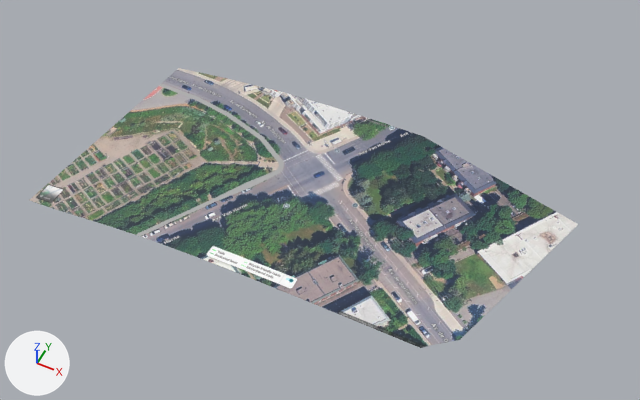
Before and after pictures for a commit that changed the Blender file art_source/street_corner_terrain/street_corner_terrain.blend.
Both versions are drawn from a camera (50 mm lens) standing at (105.0, -199.0, 245.0) and looking at (7.0, -3.0, 0.0). The lights are fixed; the arrows at lower left show +X, +Y and +Z.

Objects in the first picture: 'street_corner_satellite', 'street_corner_satellite.002', 'street_corner_satellite.003', 'street_corner_satellite.004', 'street_corner_satellite.005'.
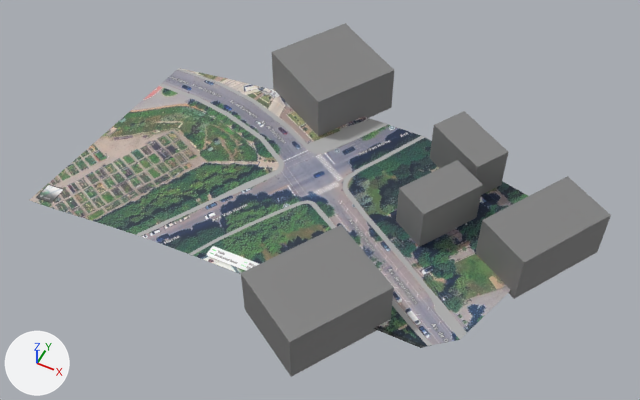
The change, as a list of edits to the scene's bpy script:
```text
Change me_street_corner_satellite_004:
    remove me_street_corner_satellite_004.from_pydata(...)  # 100 vertices, 96 faces; spans x -86.5..13.8, y 18.2..45.5, z 0.0..0.1
    add me_street_corner_satellite_004.from_pydata(...)  # 97 vertices, 96 faces; spans x -86.5..13.8, y 18.2..45.5, z 0.0..0.1
    me_street_corner_satellite_004 part 1
    16 vertices are removed from x -86.5..-3.7, y 18.2..44.4, z 0.0..0.1
    27 faces are deleted
    4 vertices in x -86.4..-43.0, y 36.2..44.8, z 0.0..0.1 move by (0.2, 0.6, 0.0)
    29 vertices move from x -86.3..9.5, y 19.6..45.5, z 0.0..0.1 to x -86.2..6.1, y 19.9..45.5, z 0.0..0.1
    13 vertices are added at x -86.3..-5.5, y 19.9..45.4, z 0.0..0.1
    18 new faces join them, mat_street_corner_satellite (picture img_street_corner_satellite_png)
    9 new faces join them, mat_sidewalk (grey #afafaf)
    me_street_corner_satellite_004 part 2: 20 kept faces spanning x -86.2..11.6, y 21.6..45.5, z 0.0..0.1 get new texture (UV) coordinates
    me_street_corner_satellite_004 part 3: 12 faces spanning x -43.7..13.8, y 18.7..45.5, z 0.1 switch from mat_street_corner_satellite (picture img_street_corner_satellite_png) to mat_sidewalk (grey #afafaf)
Change me_street_corner_satellite_005:
    where me_street_corner_satellite_005.from_pydata(...)  # 172 vertices, 168 faces; spans x 10.6..95.9, y -37.0..45.5, z 0.0..0.1
    me_street_corner_satellite_005 part 4: 7 of the faces centred in x 50.6..70.9, y -32.4..-17.6, z 0.1 switch from mat_street_corner_satellite (picture img_street_corner_satellite_png) to mat_sidewalk (grey #afafaf)
Change me_street_corner_satellite_006:
    remove me_street_corner_satellite_006.from_pydata(...)  # 170 vertices, 166 faces; spans x -23.0..67.3, y -45.5..-4.5, z 0.0..0.1
    add me_street_corner_satellite_006.from_pydata(...)  # 172 vertices, 167 faces; spans x -23.0..67.9, y -45.5..-4.5, z 0.0..0.1
    me_street_corner_satellite_006 part 5
    4 vertices are removed from x 67.3, y -43.3..-43.2, z 0.0..0.1
    8 faces are deleted
    8 vertices in x 55.6..58.9, y -38.5..-36.3, z 0.0..0.1 move by (-0.9, -0.9, 0.0)
    6 vertices in x 58.1..60.0, y -38.8..-38.0, z 0.0..0.1 move by (-1.0, -0.9, 0.0)
    6 vertices in x 57.0..59.8, y -39.0..-37.0, z 0.0..0.1 move by (-0.9, -1.0, 0.0)
    4 vertices in x 58.8..66.2, y -44.3..-40.3, z 0.0..0.1 move by (-0.3, -0.2, 0.0)
    4 vertices in x 18.4..19.1, y -14.5..-13.4, z 0.0..0.1 move by (-0.8, -0.6, 0.0)
    4 vertices in x 51.1..51.4, y -34.0..-33.6, z 0.0..0.1 move by (-1.1, -1.0, 0.0)
    24 vertices move from x 2.4..66.8, y -43.7..-4.5, z 0.0..0.1 to x 2.3..66.1, y -44.4..-4.7, z 0.0..0.1
    6 vertices are added at (67.9, -42.8, 0.0), (66.5, -44.0, 0.0), (66.6, -43.8, 0.0), (67.9, -42.8, 0.1), (66.5, -44.0, 0.1), (66.6, -43.8, 0.1)
    8 new faces join them, mat_street_corner_satellite (picture img_street_corner_satellite_png)
    1 new face joins them, mat_sidewalk (grey #afafaf)
    me_street_corner_satellite_006 part 6: 10 kept faces spanning x 50.0..59.0, y -40.0..-34.6, z 0.0..0.1 get new texture (UV) coordinates
    me_street_corner_satellite_006 part 7: 16 faces spanning x -23.0..60.2, y -45.5..-4.5, z 0.0..0.1 switch from mat_street_corner_satellite (picture img_street_corner_satellite_png) to mat_sidewalk (grey #afafaf)
Add ob_building_005:
    ob_building_005 = bpy.data.objects.new('Building.005', me_cube_004)  # a box spanning x -1.0..1.0, y -1.0..1.0, z -1.0..1.0; in mat_building (grey #818181)
    ob_building_005.location = (28.8, -48.0, 7.7)
    ob_building_005.rotation_euler = (0.0, 0.0, -0.549)  # degrees (0, 0, -31)
    ob_building_005.scale = (-15.3, 19.1, 10.0)
Add ob_building_004:
    ob_building_004 = bpy.data.objects.new('Building.004', me_cube_004.copy())
    ob_building_004.location = (86.3, 10.0, 7.7)
    ob_building_004.rotation_euler = (0.0, 0.0, -0.549)  # degrees (0, 0, -31)
    ob_building_004.scale = (10.6, 19.1, 10.0)
Add ob_building_003:
    ob_building_003 = bpy.data.objects.new('Building.003', me_cube_004.copy())
    ob_building_003.location = (50.1, 34.6, 7.7)
    ob_building_003.rotation_euler = (0.0, 0.0, -2.119)  # degrees (0, 0, -121)
    ob_building_003.scale = (7.14, 12.8, 10.0)
Add ob_building_002:
    ob_building_002 = bpy.data.objects.new('Building.002', me_cube_004.copy())
    ob_building_002.location = (49.3, 7.4, 7.7)
    ob_building_002.rotation_euler = (0.0, 0.0, -0.549)  # degrees (0, 0, -31)
    ob_building_002.scale = (7.14, 12.8, 10.0)
Add ob_building_001:
    ob_building_001 = bpy.data.objects.new('Building.001', me_cube_004.copy())
    ob_building_001.location = (-14.4, 51.6, 7.7)
    ob_building_001.rotation_euler = (0.0, 0.0, -0.549)  # degrees (0, 0, -31)
    ob_building_001.scale = (17.7, 17.7, 10.0)
```

Location of each change, (x1, y1, x2, y2) in pixels of the pictures (640 x 400 px; the box of a moved part takes in the faces that stretch with it):
'Building.005', added: after (241, 225, 394, 377)
'Building.004', added: after (476, 176, 611, 299)
'Building.001', added: after (272, 23, 394, 136)
'Building.002', added: after (396, 160, 483, 247)
'Building.003', added: after (430, 111, 508, 195)
part 1 of me_street_corner_satellite_004, moved or reshaped: before (177, 69, 327, 154); after (177, 68, 325, 154)
part 2 of me_street_corner_satellite_004, surface changed: before (178, 68, 378, 144); after (180, 68, 370, 138)
part 3 of me_street_corner_satellite_004, recoloured: (251, 100, 388, 153) in both
part 4 of me_street_corner_satellite_005, recoloured: (435, 306, 449, 313) in both
part 5 of me_street_corner_satellite_006, moved or reshaped: before (279, 204, 430, 347); after (279, 204, 432, 347)
part 6 of me_street_corner_satellite_006, surface changed: before (396, 305, 414, 326); after (392, 306, 411, 328)
part 7 of me_street_corner_satellite_006, recoloured (green to grey): (189, 200, 415, 326) in both
